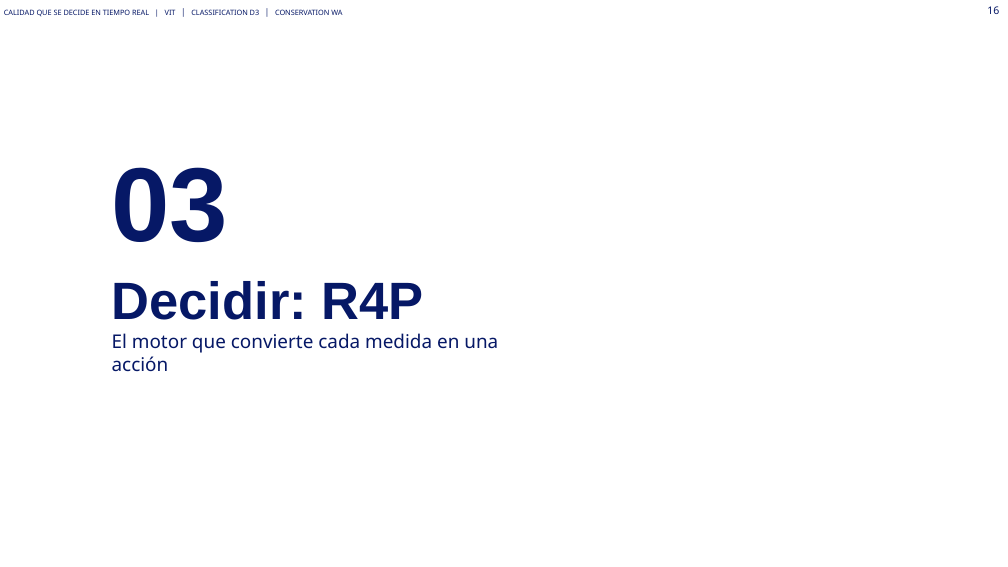
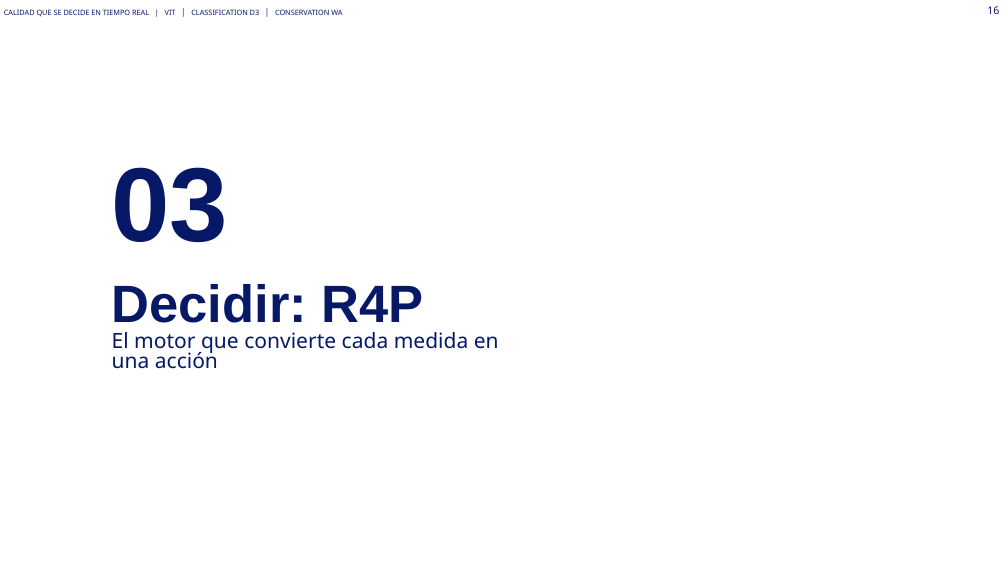
Before and after one commit to Asierenux/blank-app, a slide deck: slide 16 of presentaciones/Michelin_Hyundai_Fabricacion_Digital_ES_plantilla2026.pptx. Drawn at 1008x567 pixels with LibreOffice and Linux fonts; fonts in the diff are those of the drawing; background and template pictures are left out. Boxes give left, top, right and bottom in pixels: in the first picture for what was removed or moved away, otherwise in the second. Text is boxed around its words. In the diff, an @@ line names an element or a change of style, - is before the commit and + after.

```diff
--- a/presentaciones/Michelin_Hyundai_Fabricacion_Digital_ES_plantilla2026.pptx
+++ b/presentaciones/Michelin_Hyundai_Fabricacion_Digital_ES_plantilla2026.pptx
@@ title at [112,332,499,369]: size 18 to 20 pt in "El motor que convierte cada medida en ..."; list level 2 to 1 in "El motor que convierte cada ..."; line spacing 1 to 0.8 @@
```
Also in this commit, not shown: 25 other slides changed, 1 other file.
